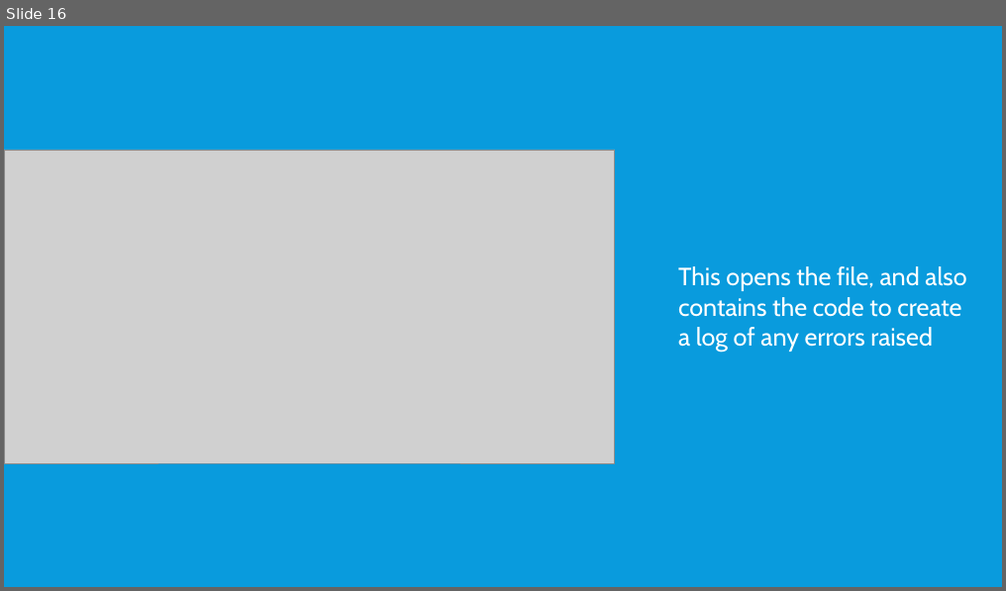
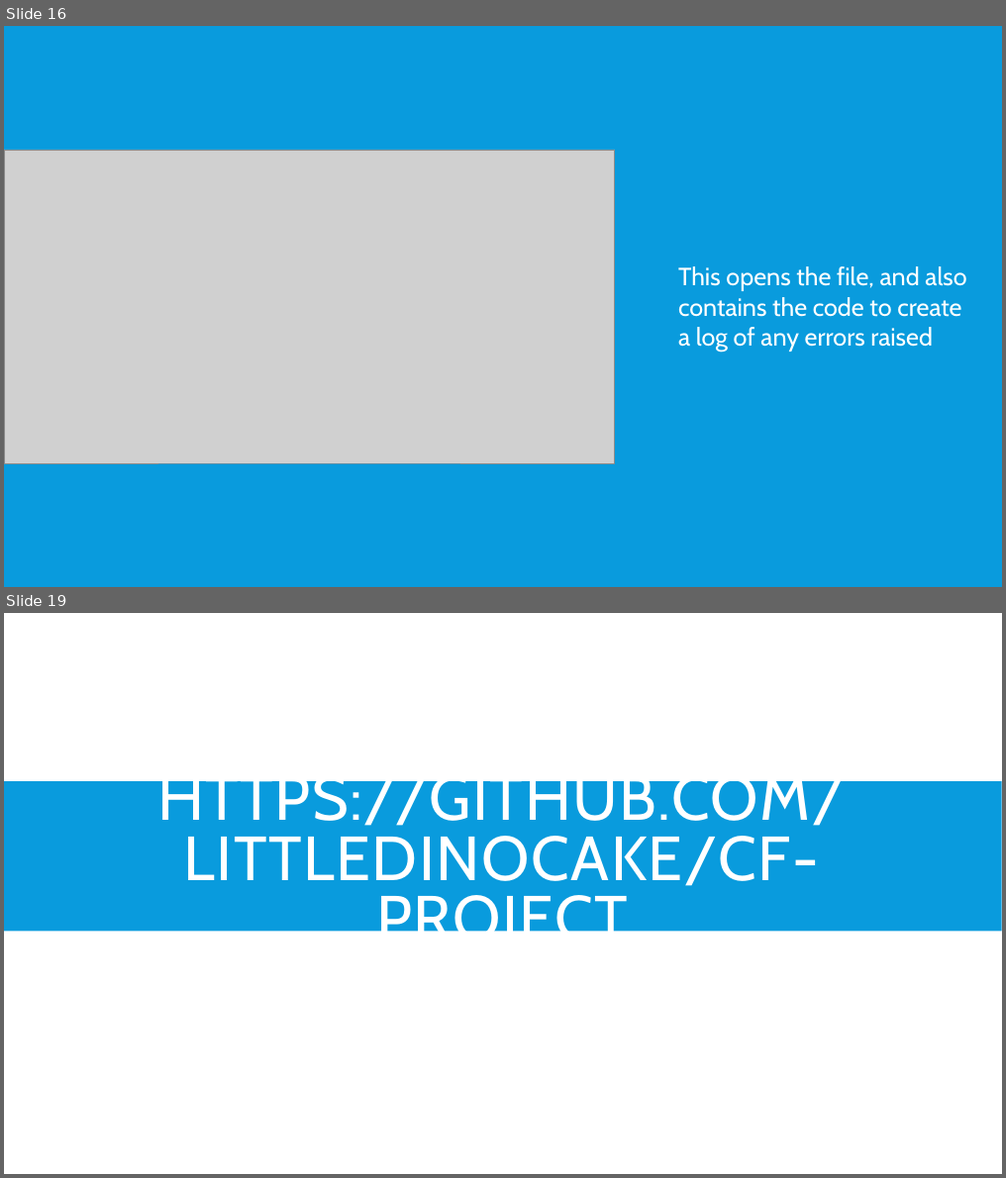
Before and after one commit to LittleDinoCake/CF-Project, a slide deck: Report.pptx. Shown one above the other, each under a label of ours: slide 16 before the commit, slides 16 and 19 after it; the slides between them are not shown. The pictures are 1006x591 and 1006x1178 pixels, drawn with LibreOffice and Linux fonts; fonts in the diff are those of the drawing; grey boxes stand for pictures. Boxes give left, top, right and bottom in pixels: in the first picture for what was removed or moved away, otherwise in the second. Text is boxed around its words. In the diff, an @@ line names an element or a change of style, - is before the commit and + after.

```diff
--- a/Report.pptx
+++ b/Report.pptx
@@ slide 19 added at bbox=[4, 613, 1002, 1174], background #FFFFFF @@
@@ rectangle added at bbox=[4, 781, 1002, 931], fill #099BDD @@
@@ title added at bbox=[157, 767, 846, 955], 60 pt, text #FFFFFF @@
+HTTPS://GITHUB.COM/LITTLEDINOCAKE/CF-PROJECT
```
Also in this commit, not shown: 2 other slides added, 1 other file.
